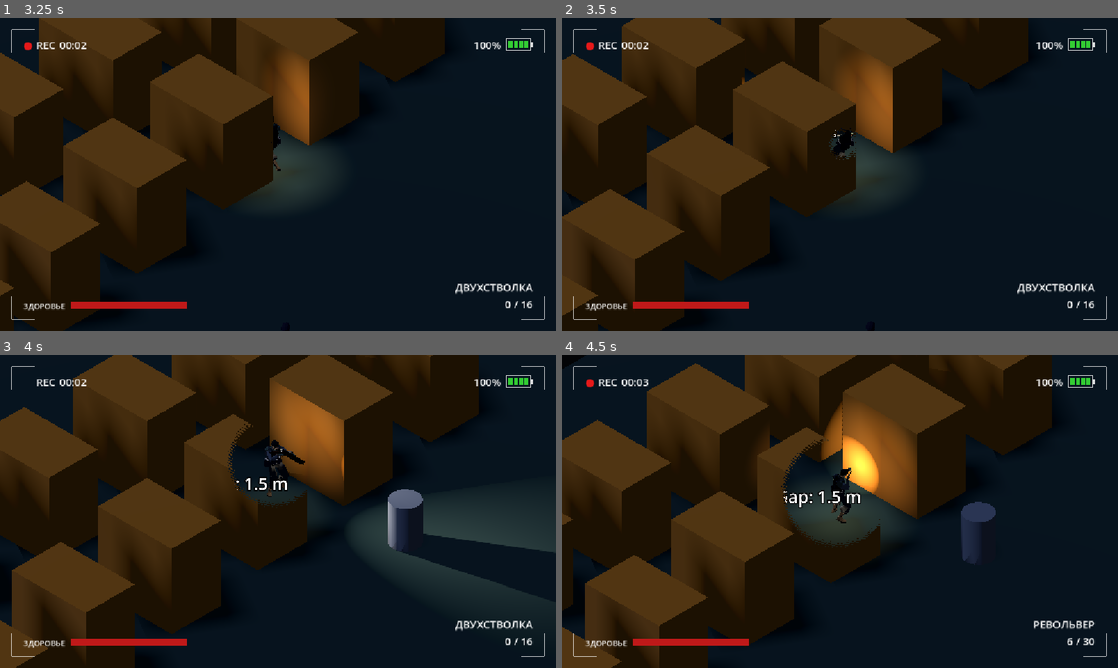
Above: before the commit, frames 1-4 (two rows, left to right).
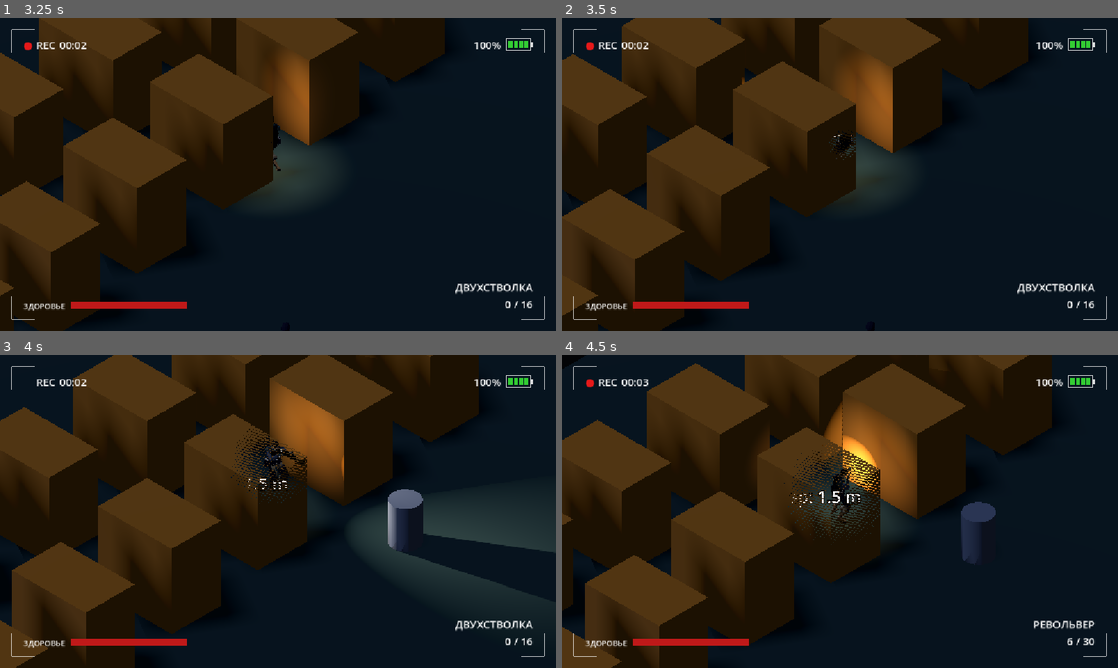
Above: after the commit, the same moments.

Repository: AnckerStudios/the-camera-game
Game: Godot game, scene res://ui/menu/menu.tscn
Same seed, same stepped clock (60 frames per second), same inputs: the game is played once before the commit and once after it.
Inputs (mouse positions are in pixels of both pictures, inside the frame that each line leads up to):
- Up to frame 1 (3.25 s): click "Играть" at 0.5 s; move the mouse to (250, 237) at 1.27 s; hold Right mouse button (alt_fire) 1.28-2.03 s; hold W (move_forward) 1.28-2.78 s; tap Space (jump) at 1.52, 2.27 s; move the mouse to (444, 221) at 2.02 s; tap Shift (dash) at 2.1 s; move the mouse to (111, 127) at 2.77 s; press the mouse at (111, 127) at 2.78 s; hold A (move_left) from 2.78 s (still down)
- Up to frame 2 (3.5 s): keep holding A (move_left)
- Up to frame 3 (4 s): keep holding A (move_left); move the mouse to (305, 511) at 3.52 s; release the mouse at (305, 511) at 3.53 s; tap E (interaction) at 3.6 s; tap Space (jump) at 3.77 s
- Up to frame 4 (4.5 s): move the mouse to (756, 433) at 4.27 s; release A (move_left) at 4.28 s; hold S (move_backward) from 4.28 s (still down); hold Q (weapon_next) from 4.28 s (still down)

Frame 1 is identical in both runs. In frame 2, 0.2% of the frame differs, in the area x 48-53%, y 35-46%; in frame 3, 1.5%; in frame 4, 2.8%, in the area x 39-58%, y 26-62%.

Commit message:
вырез

Diff:
--- a/gamelogic/player/camera/wall_cutout.gd
+++ b/gamelogic/player/camera/wall_cutout.gd
@@ -3,8 +3,10 @@
 ## Узлы группы camera_cutout_ignore и их потомки не изменяются.
 
 @export var enabled: bool = true
-## Ширина плавного перехода от отверстия к непрозрачной стене.
-@export_range(0.0, 100.0, 1.0) var edge_softness_pixels: float = 16.0
+## Доля пикселей стены в центре: 0 — пусто, 1 — стена полностью видима.
+@export_range(0.0, 1.0, 0.01) var interior_visibility: float = 0.02
+## Больше 1 — сильное вырезание распространяется дальше от центра.
+@export_range(0.1, 8.0, 0.1) var dither_curve_power: float = 2.0
 @export_range(10.0, 300.0, 1.0) var radius_pixels: float = 0.0
 ## Максимальный радиус и расстояние за стеной для его достижения.
 @export_range(10.0, 600.0, 1.0) var max_radius_pixels: float = 120.0
@@ -63,7 +65,8 @@
 			continue
 		var material := ShaderMaterial.new()
 		material.shader = CUTOUT_SHADER
-		material.set_shader_parameter("edge_softness_pixels", edge_softness_pixels)
+		material.set_shader_parameter("interior_visibility", interior_visibility)
+		material.set_shader_parameter("dither_curve_power", dither_curve_power)
 		if original is StandardMaterial3D:
 			material.set_shader_parameter("base_color", original.albedo_color)
 			material.set_shader_parameter("base_roughness", original.roughness)
@@ -110,7 +113,8 @@
 			current_radius = 0.0
 		_current_radii[material] = current_radius
 		material.set_shader_parameter("cutout_enabled", enabled and current_radius > 0.0)
-		material.set_shader_parameter("edge_softness_pixels", edge_softness_pixels)
+		material.set_shader_parameter("interior_visibility", interior_visibility)
+		material.set_shader_parameter("dither_curve_power", dither_curve_power)
 		material.set_shader_parameter("target_uv", screen_position / size)
 		material.set_shader_parameter("viewport_size", size)
 		material.set_shader_parameter("radius_pixels", current_radius)
--- a/gamelogic/player/camera/wall_cutout.gdshader
+++ b/gamelogic/player/camera/wall_cutout.gdshader
@@ -12,35 +12,33 @@
 uniform vec2 viewport_size = vec2(1.0);
 
 uniform float radius_pixels = 90.0;
-// Ширина мягкого края внутри круга в экранных пикселях.
-uniform float edge_softness_pixels : hint_range(0.0, 100.0) = 50.0;
+
+// Минимальная доля сохраняемых пикселей в центре; к краю возрастает до 1.
+uniform float interior_visibility : hint_range(0.0, 1.0, 0.01) = 0.02;
 
 uniform bool cutout_enabled = false;
 uniform int enemy_cutout_count = 0;
 uniform vec4 enemy_cutouts[8];
 
+// Минимальная видимость в центре постепенно растёт по всей площади круга.
+float circle_visibility(float distance_to_center, float radius) {
+	float radial_progress = smoothstep(0.0, max(radius, 0.001), distance_to_center);
+	float radial_visibility = mix(interior_visibility, 1.0, radial_progress);
+	return radial_visibility;
+}
+
 void fragment() {
-	// У выбранного препятствия удаляются все поверхности внутри круга.
-	float distance_pixels = length((SCREEN_UV - target_uv) * viewport_size);
 	float visibility = 1.0;
 	if (cutout_enabled && radius_pixels > 0.0) {
-		float softness = min(edge_softness_pixels, radius_pixels);
-		if (softness > 0.001) {
-			visibility = smoothstep(radius_pixels - softness, radius_pixels, distance_pixels);
-		} else {
-			visibility = step(radius_pixels, distance_pixels);
-		}
+		float distance_pixels = length((SCREEN_UV - target_uv) * viewport_size);
+		visibility = circle_visibility(distance_pixels, radius_pixels);
 	}
-	// Несколько отверстий объединяются, сохраняя одинаковый мягкий край.
+	// Каждый круг вычисляет собственное расстояние до центра до объединения.
 	for (int i = 0; i < enemy_cutout_count; i++) {
 		float radius = enemy_cutouts[i].z;
 		if (radius <= 0.0) { continue; }
 		float distance_to_enemy = length((SCREEN_UV - enemy_cutouts[i].xy) * viewport_size);
-		float softness = min(edge_softness_pixels, radius);
-		float enemy_visibility = softness > 0.001
-			? smoothstep(radius - softness, radius, distance_to_enemy)
-			: step(radius, distance_to_enemy);
-		visibility = min(visibility, enemy_visibility);
+		visibility = min(visibility, circle_visibility(distance_to_enemy, radius));
 	}
 	vec4 color = base_color;
 	if (has_texture) {
